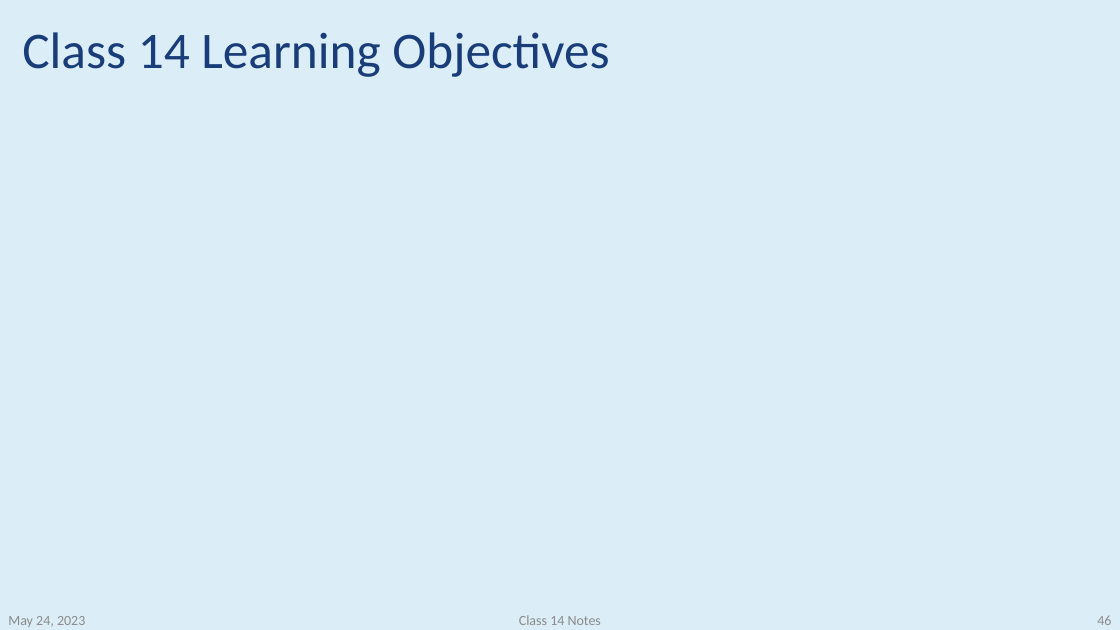
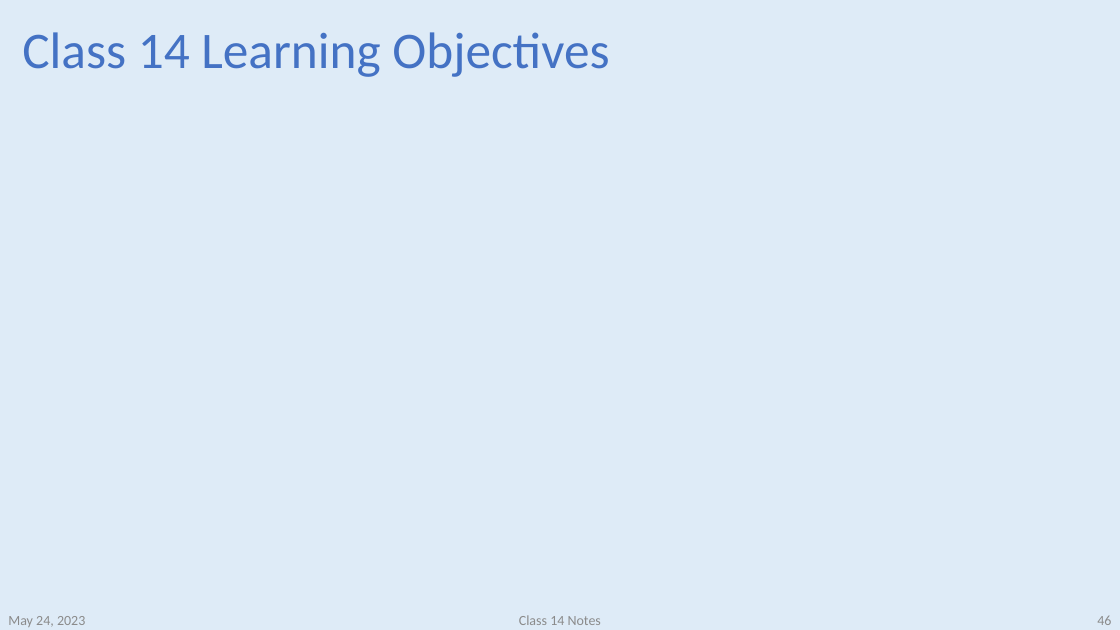
Before and after one commit to nwakim/S2024_BSTA_513, a slide deck: slide 46 of lectures/12_Assessing_fit/old_work/Class_14_Model_fit.pptx. Drawn at 1120x630 pixels with LibreOffice and Linux fonts; fonts in the diff are those of the drawing; grey boxes stand for pictures. Boxes give left, top, right and bottom in pixels: in the first picture for what was removed or moved away, otherwise in the second. Text is boxed around its words. In the diff, an @@ line names an element or a change of style, - is before the commit and + after.

```diff
--- a/lectures/12_Assessing_fit/old_work/Class_14_Model_fit.pptx
+++ b/lectures/12_Assessing_fit/old_work/Class_14_Model_fit.pptx
@@ background #DBEDF6 to #DEEBF7 @@
@@ title "Class 14 Learning Objectives" at (x1=22, y1=32, x2=609, y2=77): text colour #193D78 to #4472C4 @@
```
Also in this commit, not shown: 46 other slides changed, 8 other files.
